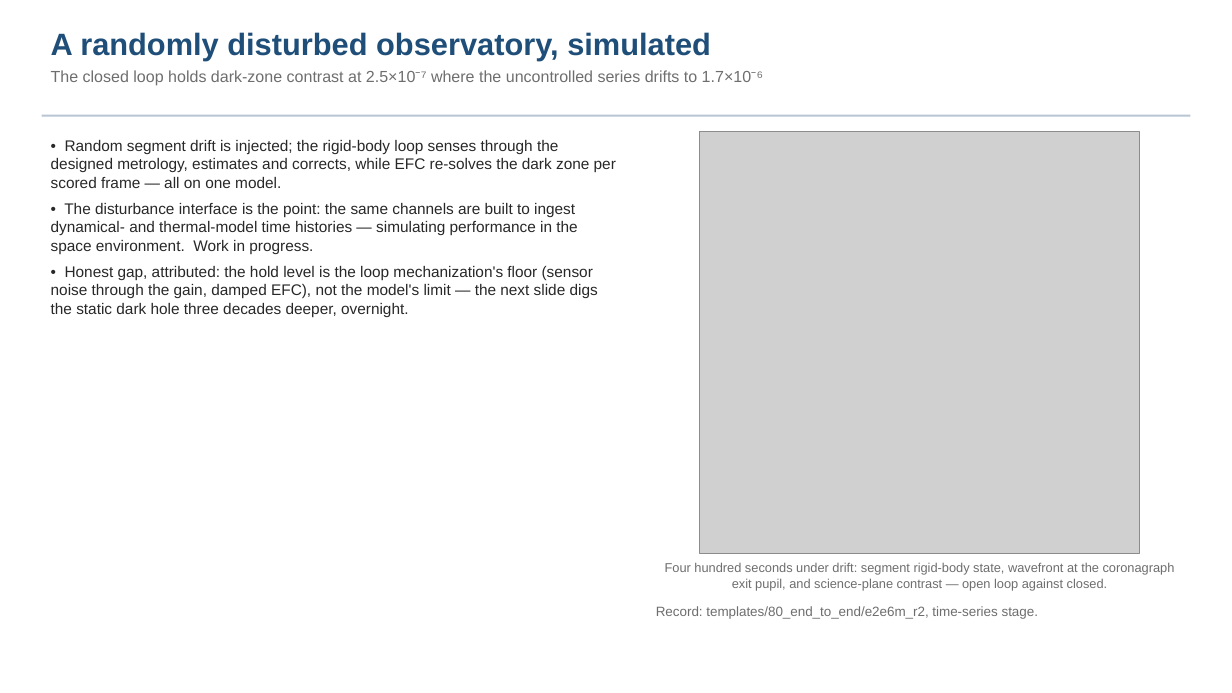
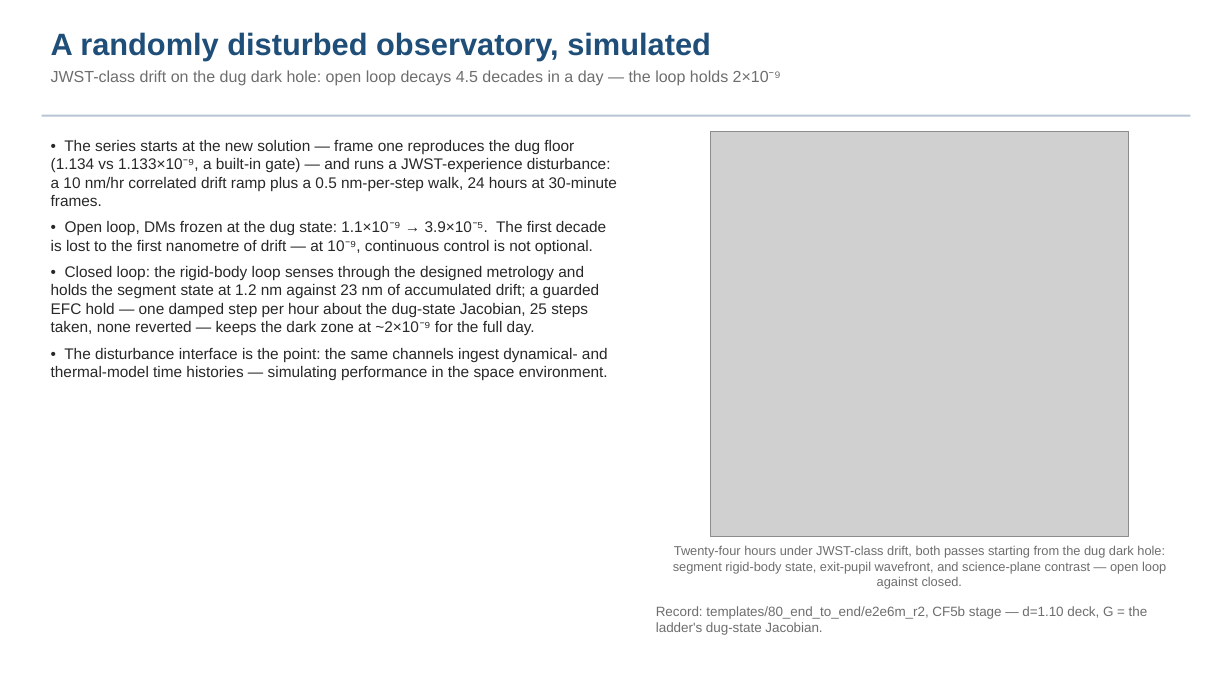
Before and after one commit to nasa-jpl/macos, a slide deck: slide 29 of demo_session/deck_keysight.pptx (slide 27 before the commit). Drawn at 1232x693 pixels with LibreOffice and Linux fonts; fonts in the diff are those of the drawing; grey boxes stand for pictures. Boxes give left, top, right and bottom in pixels: in the first picture for what was removed or moved away, otherwise in the second. Text is boxed around its words. In the diff, an @@ line names an element or a change of style, - is before the commit and + after.

```diff
--- a/demo_session/deck_keysight.pptx
+++ b/demo_session/deck_keysight.pptx
@@ text at <box>51,70,781,86</box>: text changed @@
-The closed loop holds dark-zone contrast at 2.5×10⁻⁷ where the uncontrolled series drifts to 1.7×10⁻⁶
+JWST-class drift on the dug dark hole: open loop decays 4.5 decades in a day — the loop holds 2×10⁻⁹
@@ text at <box>51,140,617,380</box>: text changed @@
-• Random segment drift is injected; the rigid-body loop senses through the designed metrology, estimates and corrects, while EFC re-solves the dark zone per scored frame — all on one model.
-• The disturbance interface is the point: the same channels are built to ingest dynamical- and thermal-model time histories — simulating performance in the space environment. Work in progress.
-• Honest gap, attributed: the hold level is the loop mechanization's floor (sensor noise through the gain, damped EFC), not the model's limit — the next slide digs the static dark hole three decades deeper, overnight.
+• The series starts at the new solution — frame one reproduces the dug floor (1.134 vs 1.133×10⁻⁹, a built-in gate) — and runs a JWST-experience disturbance: a 10 nm/hr correlated drift ramp plus a 0.5 nm-per-step walk, 24 hours at 30-minute frames.
+• Open loop, DMs frozen at the dug state: 1.1×10⁻⁹ → 3.9×10⁻⁵. The first decade is lost to the first nanometre of drift — at 10⁻⁹, continuous control is not optional.
+• Closed loop: the rigid-body loop senses through the designed metrology and holds the segment state at 1.2 nm against 23 nm of accumulated drift; a guarded EFC hold — one damped step per hour about the dug-state Jacobian, 25 steps taken, none reverted — keeps the dark zone at ~2×10⁻⁹ for the full day.
+• The disturbance interface is the point: the same channels ingest dynamical- and thermal-model time histories — simulating performance in the space environment.
@@ picture: place and size @@
-picture at <box>700,131,1140,554</box>
+picture at <box>711,131,1128,537</box>
@@ text at <box>673,545,1166,589</box>: text changed @@
-Four hundred seconds under drift: segment rigid-body state, wavefront at the coronagraph exit pupil, and science-plane contrast — open loop against closed.
+Twenty-four hours under JWST-class drift, both passes starting from the dug dark hole: segment rigid-body state, exit-pupil wavefront, and science-plane contrast — open loop against closed.
@@ text at <box>656,606,1148,635</box>: text changed @@
-Record: templates/80_end_to_end/e2e6m_r2, time-series stage.
+Record: templates/80_end_to_end/e2e6m_r2, CF5b stage — d=1.10 deck, G = the ladder's dug-state Jacobian.
```
Also in this commit, not shown: 2 other files.
